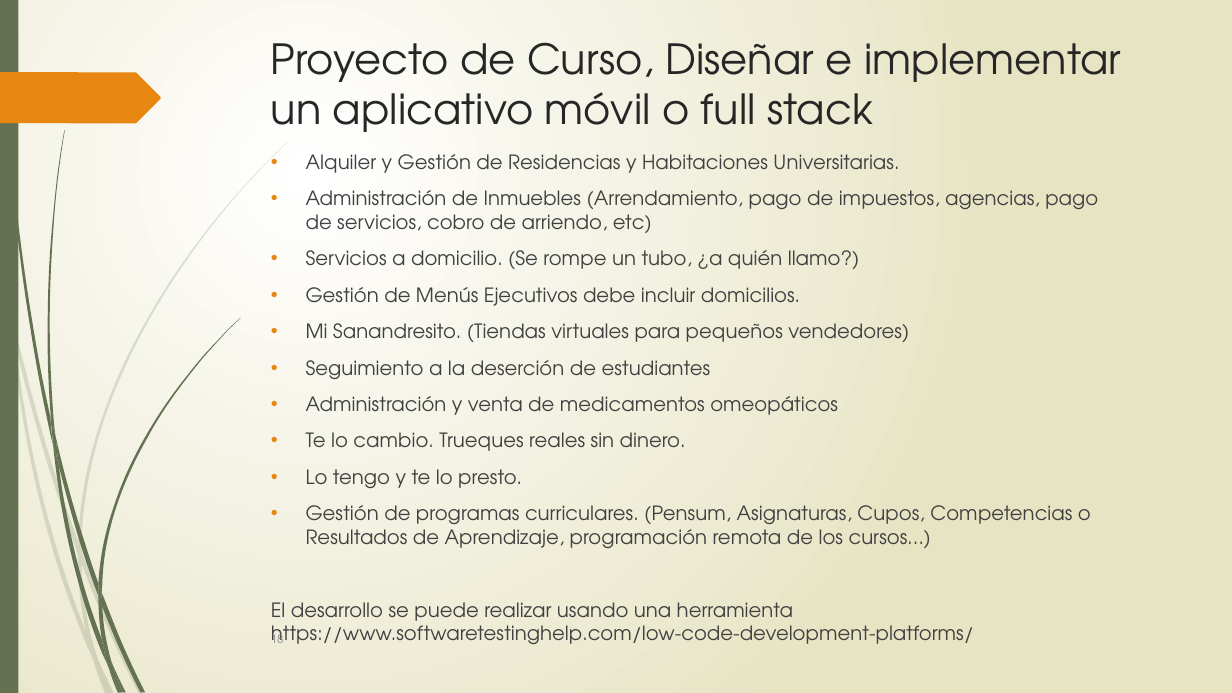
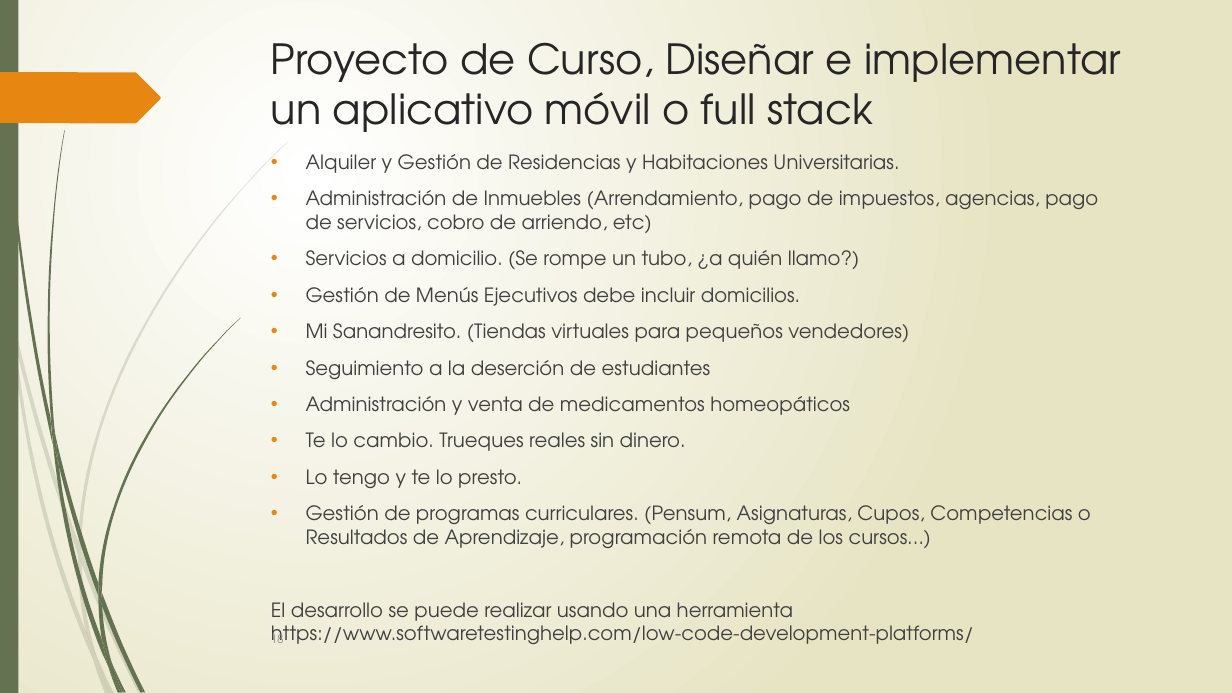
Before and after one commit to fernanvilla/UNALIS-2021-01, a slide deck: slide 18 of 2020.02_Sesion_01_Introducción_2021_1S.pptx. Drawn at 1232x693 pixels with LibreOffice and Linux fonts; fonts in the diff are those of the drawing. Boxes give left, top, right and bottom in pixels: in the first picture for what was removed or moved away, otherwise in the second. Text is boxed around its words. In the diff, an @@ line names an element or a change of style, - is before the commit and + after.

```diff
--- a/2020.02_Sesion_01_Introducción_2021_1S.pptx
+++ b/2020.02_Sesion_01_Introducción_2021_1S.pptx
@@ text at [306, 396, 850, 415]: text changed @@
-• Administración y venta de medicamentos omeopáticos
+• Administración y venta de medicamentos homeopáticos
```
